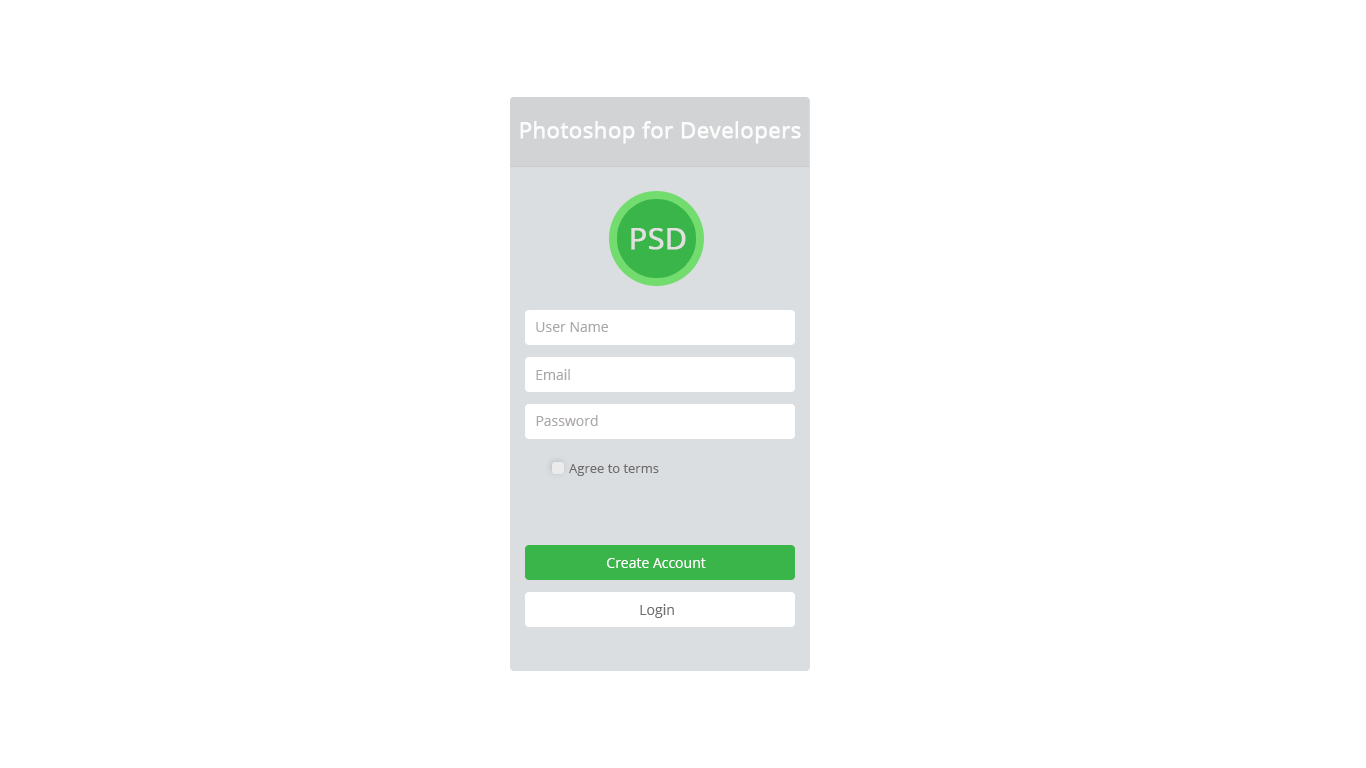
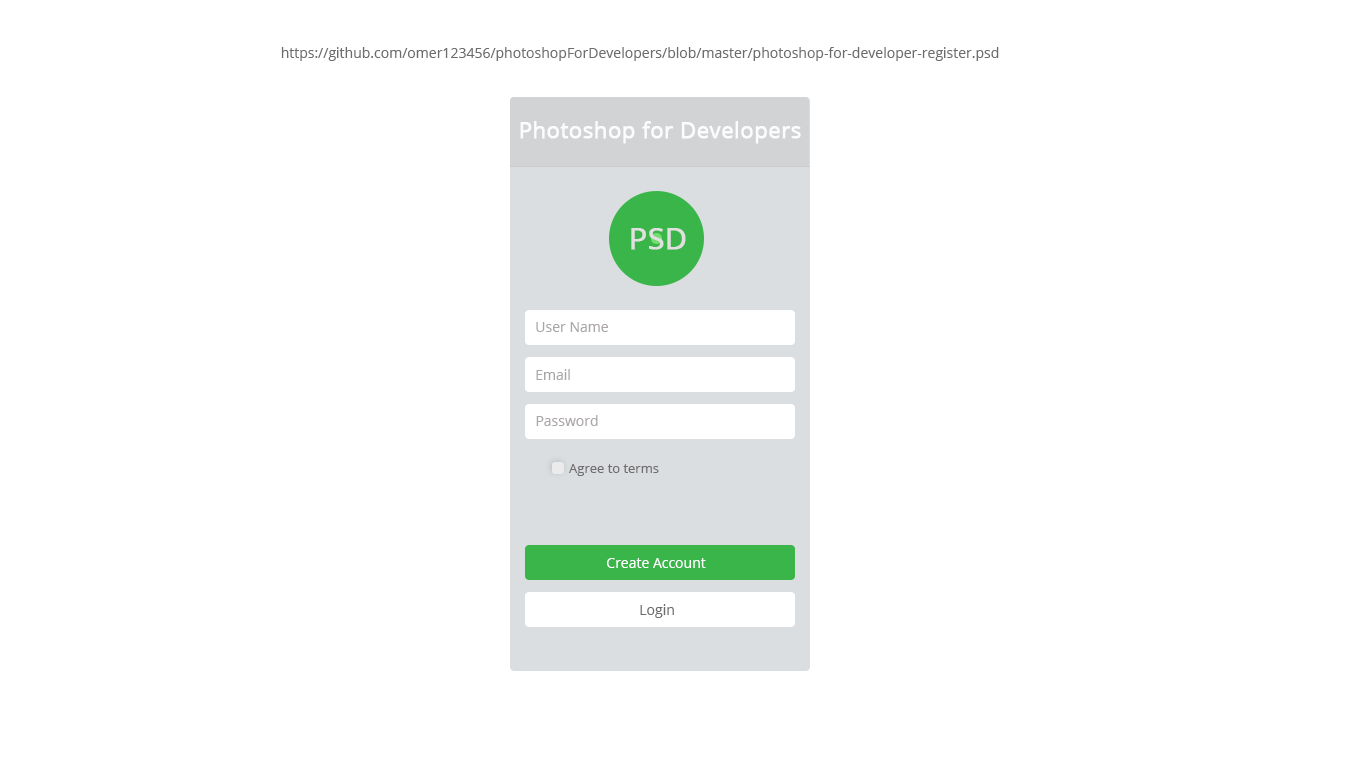
Two versions of the same layered image (1366×768). Layer-by-layer changes:
added layer "https://github.com/omer123456/photoshopForDevelopers/blob/maste" in group "Artboard 1" over [281, 47, 999, 61]
painted on "circule box" over [609, 191, 704, 286]
